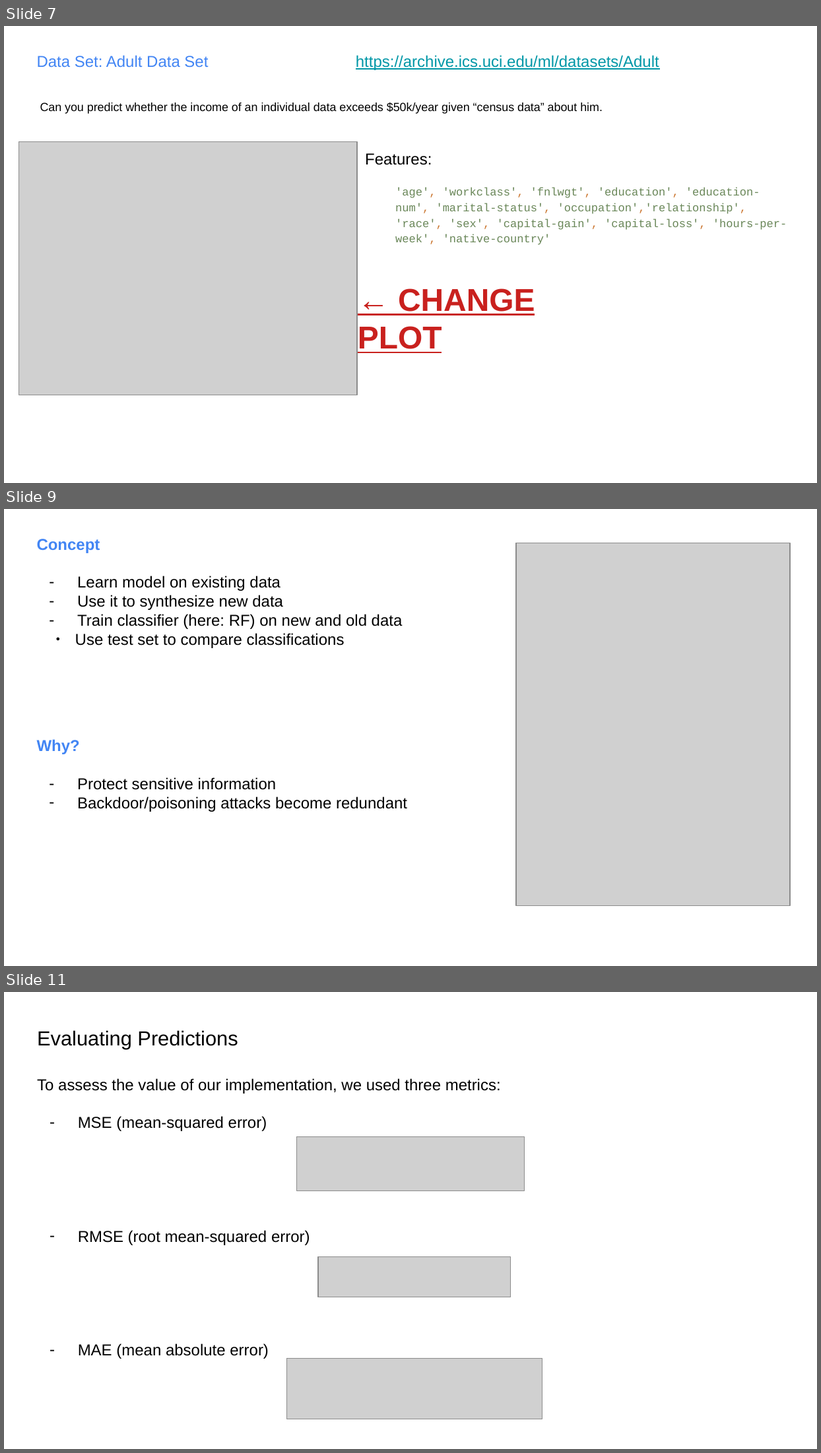
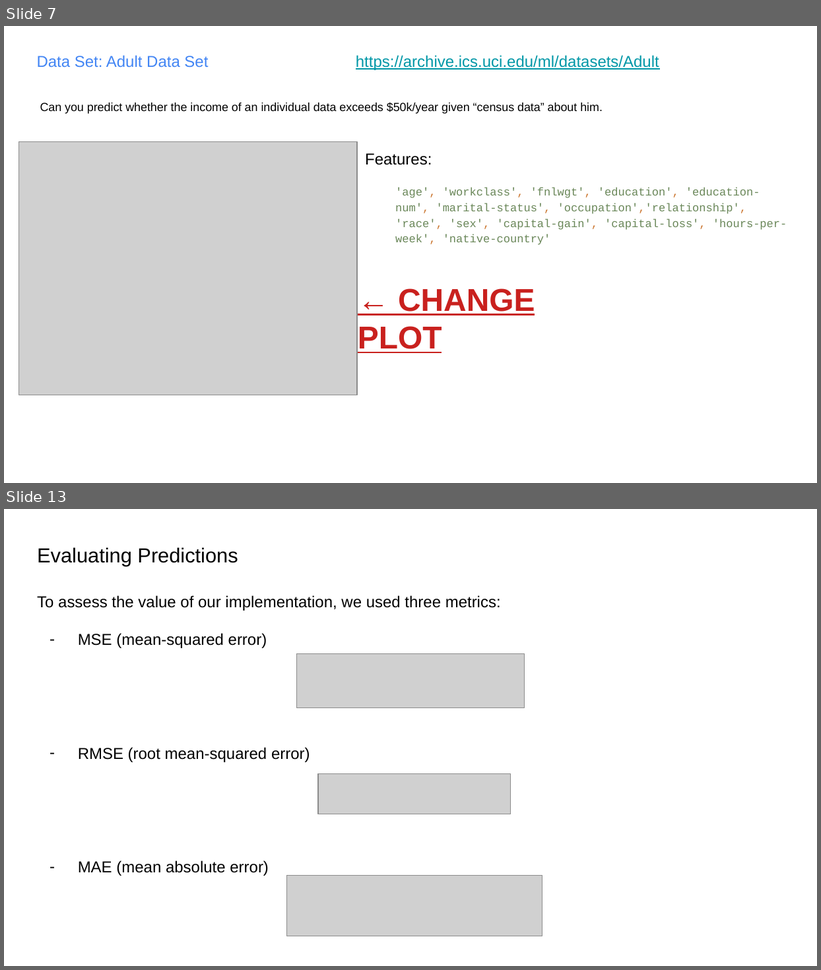
Before and after one commit to fambrogi/MachineLearning, a slide deck: ex_3/Slides_ML_3.pptx. Shown one above the other, each under a label of ours: slides 7, 9 and 11 before the commit, slides 7 and 13 after it; the slides between them are not shown. The pictures are 821x1453 and 821x970 pixels, drawn with LibreOffice and Linux fonts; fonts in the diff are those of the drawing; grey boxes stand for pictures. Boxes give left, top, right and bottom in pixels: in the first picture for what was removed or moved away, otherwise in the second. Text is boxed around its words. In the diff, an @@ line names an element or a change of style, - is before the commit and + after.

```diff
--- a/ex_3/Slides_ML_3.pptx
+++ b/ex_3/Slides_ML_3.pptx
@@ slide 9 removed at <box>4,509,817,966</box>, background #FFFFFF @@
@@ text removed at <box>37,539,403,648</box> @@
-Concept
-– Learn model on existing data
-– Use it to synthesize new data
-– Train classifier (here: RF) on new and old data
-  ● Use test set to compare classifications
@@ picture removed at <box>516,543,790,906</box> @@
@@ text removed at <box>37,739,407,812</box> @@
-Why?
-– Protect sensitive information
-– Backdoor/poisoning attacks become redundant
@@ what was slide 11 is now slide 13 @@
```
Also in this commit, not shown: 2 slides changed, 5 slides added, 1 other slide removed.
